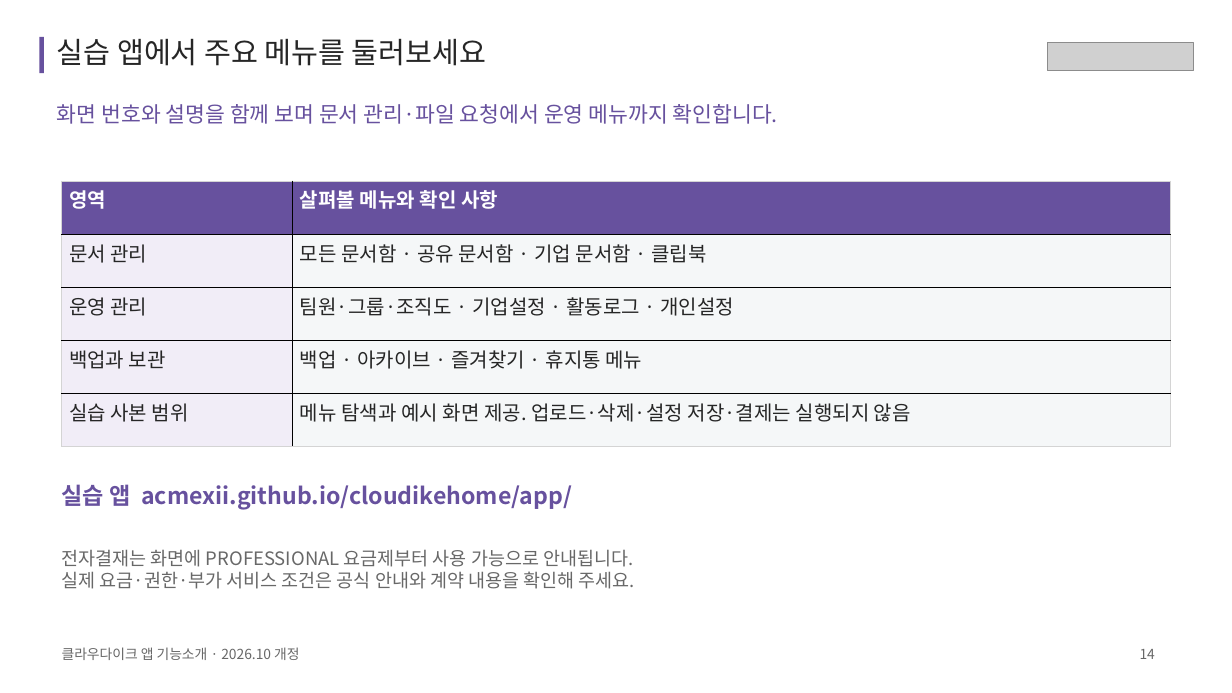
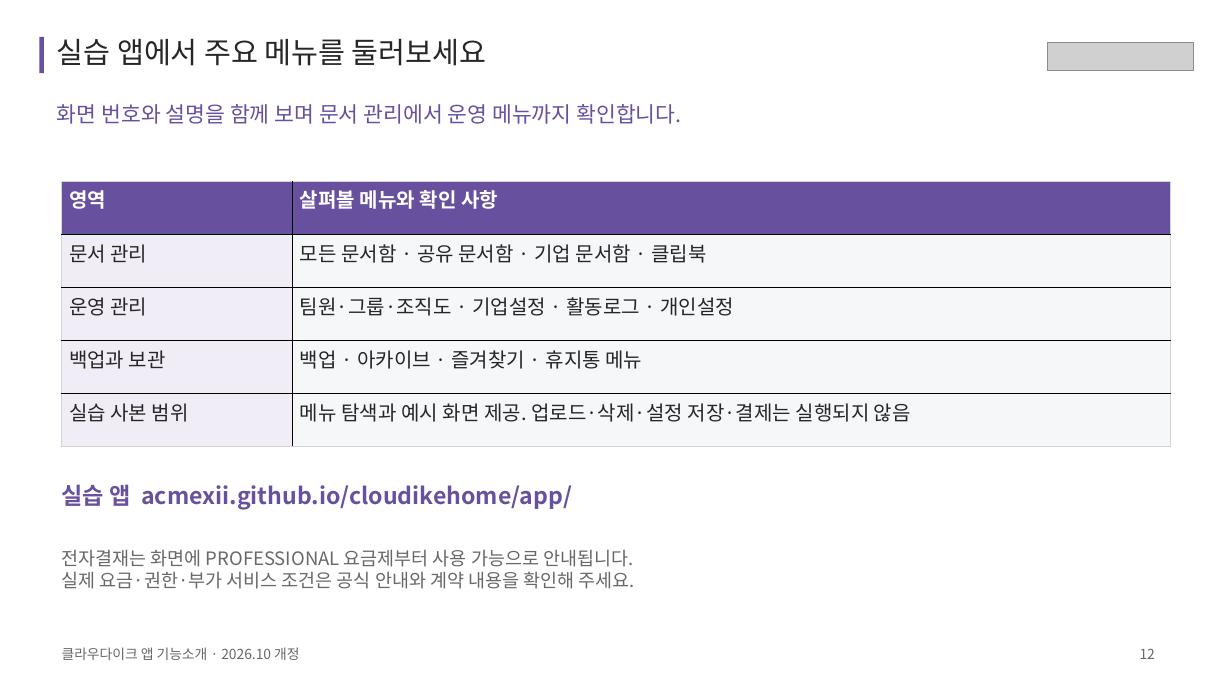
Before and after one commit to acmexii/cloudikehome, a slide deck: slide 12 of docs/cloudike-app-features.pptx (slide 14 before the commit). Drawn at 1232x693 pixels with LibreOffice and Linux fonts; fonts in the diff are those of the drawing; grey boxes stand for pictures. Boxes give left, top, right and bottom in pixels: in the first picture for what was removed or moved away, otherwise in the second. Text is boxed around its words. In the diff, an @@ line names an element or a change of style, - is before the commit and + after.

```diff
--- a/docs/cloudike-app-features.pptx
+++ b/docs/cloudike-app-features.pptx
@@ text at (57, 104, 681, 124): text changed @@
-화면 번호와 설명을 함께 보며 문서 관리·파일 요청에서 운영 메뉴까지 확인합니다.
+화면 번호와 설명을 함께 보며 문서 관리에서 운영 메뉴까지 확인합니다.
@@ text at (1140, 648, 1155, 659): text changed @@
-14
+12
```
Also in this commit, not shown: 8 other slides changed, 2 slides removed, 17 other files.
